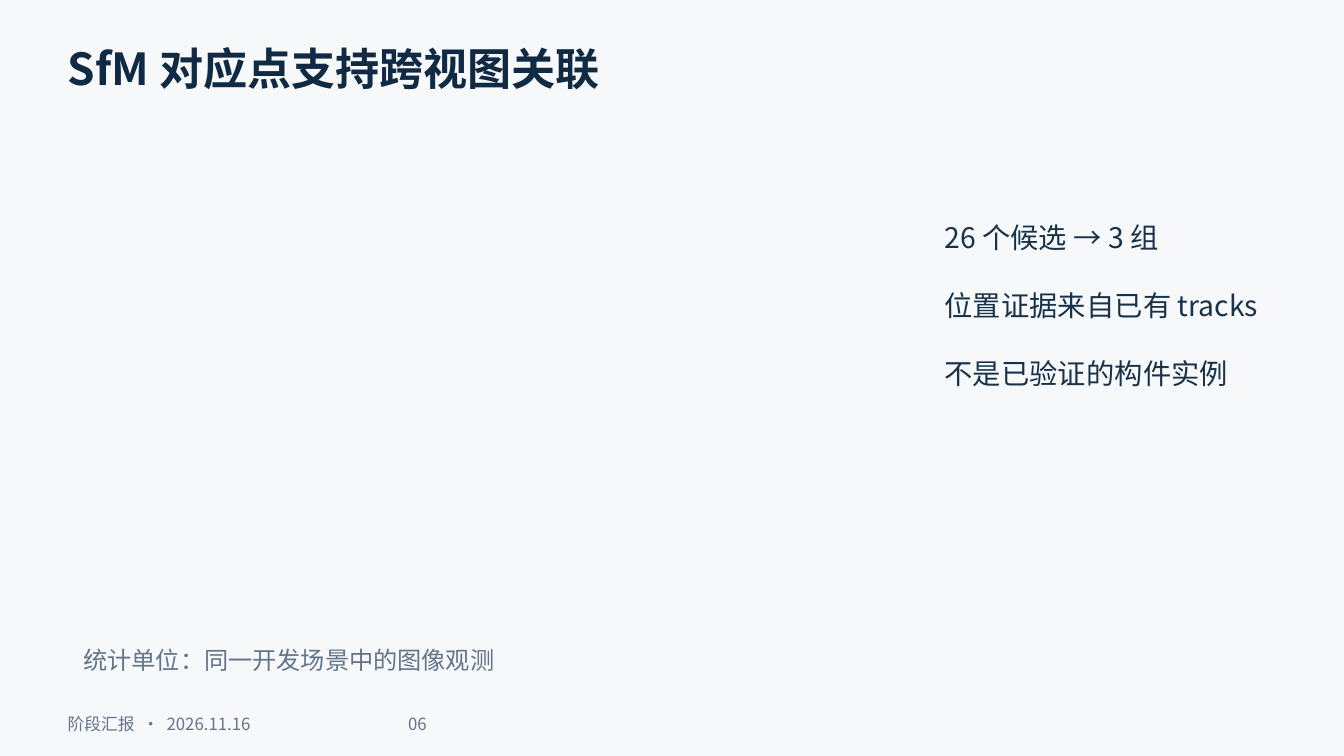
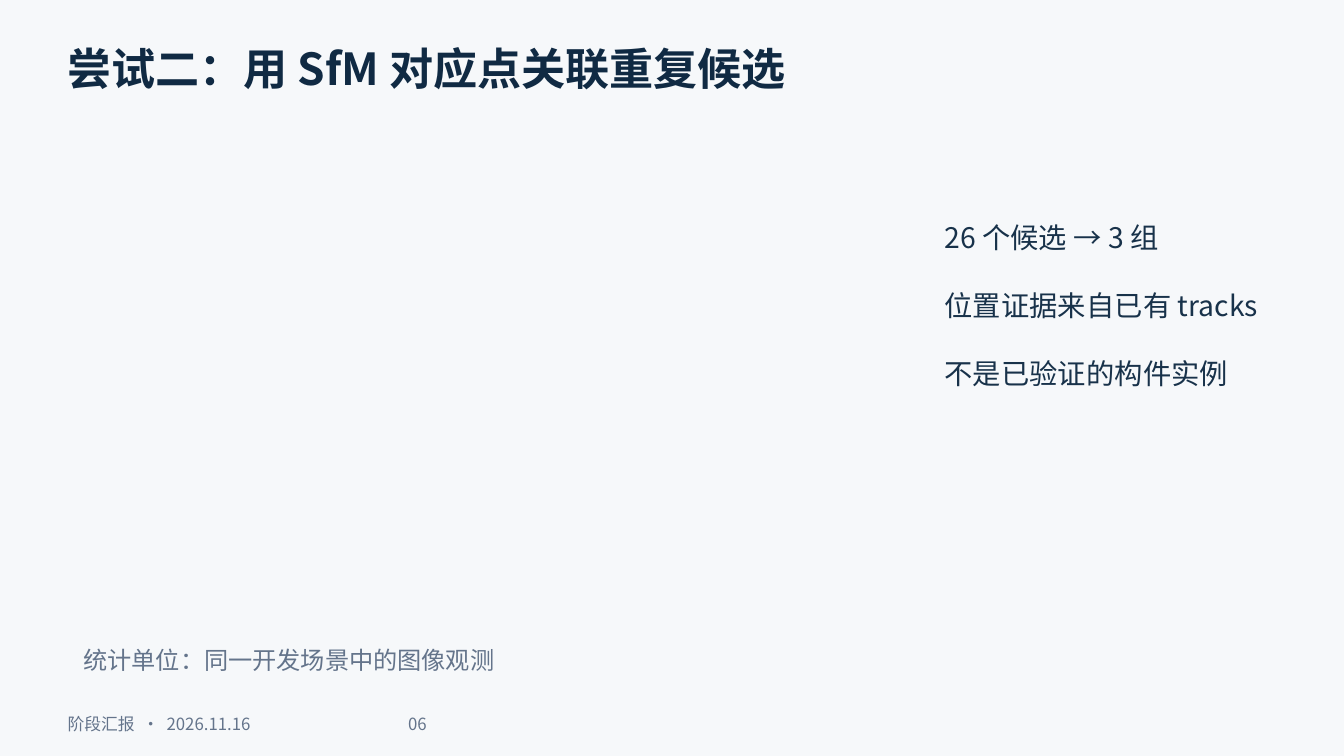
Before and after one commit to ymania/paper_pipeline, a slide deck: slide 6 of reports/2026-11-16/research_progress_20261116.pptx. Drawn at 1344x756 pixels with LibreOffice and Linux fonts; fonts in the diff are those of the drawing. Boxes give left, top, right and bottom in pixels: in the first picture for what was removed or moved away, otherwise in the second. Text is boxed around its words. In the diff, an @@ line names an element or a change of style, - is before the commit and + after.

```diff
--- a/reports/2026-11-16/research_progress_20261116.pptx
+++ b/reports/2026-11-16/research_progress_20261116.pptx
@@ text at (68,47,785,90): text changed @@
-SfM 对应点支持跨视图关联
+尝试二：用 SfM 对应点关联重复候选
```
Also in this commit, not shown: 6 other slides changed, 4 other files.
